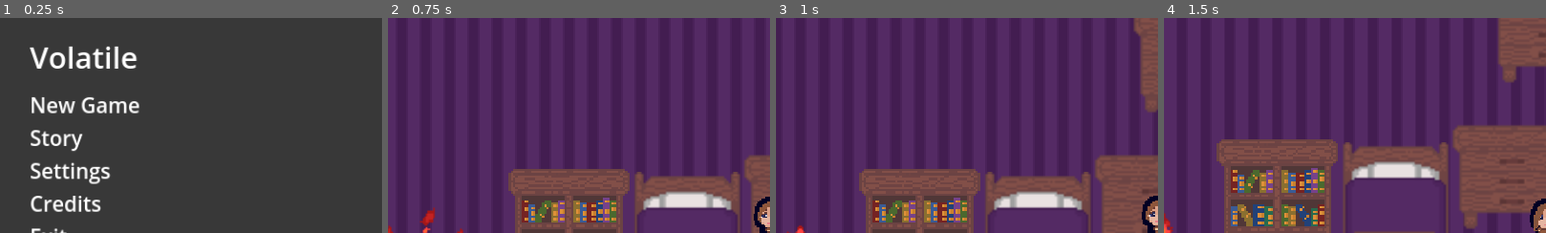
Above: before the commit, frames 1-4 (left to right).
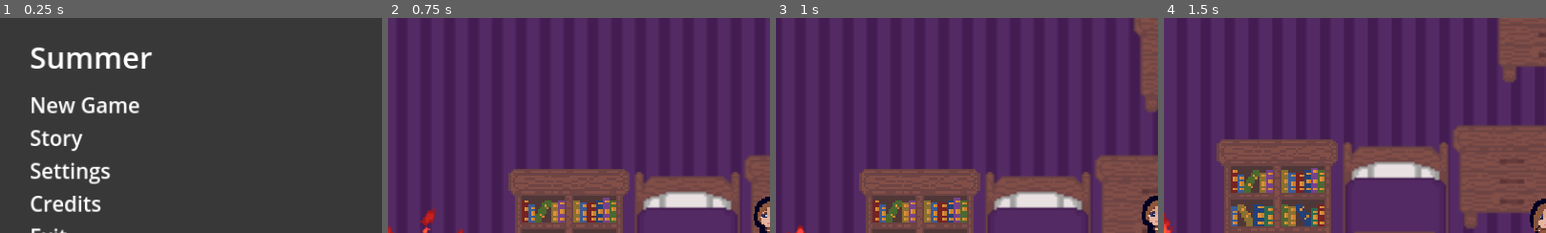
Above: after the commit, the same moments.

Repository: ioannoid/volatile-game-jam
Game: Godot game, scene res://main.tscn
The game is run twice, just before and just after one commit, with the same random seed, the same clock (stepped at 60 frames per second) and the same inputs.
Inputs (mouse positions are % of the whole screen's width and height, from its top left):
- Up to frame 1 (0.25 s): no input
- Up to frame 2 (0.75 s): tap Enter at 0.5 s; move the mouse to (11, 20) at 0.52 s; hold D (move_right) from 0.53 s (still down); hold E (Interact) from 0.53 s (still down); click (11, 20) at 0.67 s
- Up to frame 3 (1 s): keep holding D (move_right); keep holding E (Interact)
- Up to frame 4 (1.5 s): move the mouse to (30, 55) at 1.27 s; release D (move_right) at 1.28 s; release E (Interact) at 1.28 s; hold S (move_down) from 1.28 s (still down); tap E (Interact) at 1.35 s
The pictures show only the part of the screen within x 0-50%, y 0-50%; the shares and areas given below are measured in that part.

The runs differ from the first frame. In frame 1, 1.6% of the frame differs, in the area x 7-40%, y 12-24%; in frame 2, nothing differs; in frame 3, nothing differs; in frame 4, nothing differs.

Commit message:
Exported Game

Diff:
--- a/game/main_menu.tscn
+++ b/game/main_menu.tscn
@@ -60,7 +60,7 @@
 [node name="Title" type="RichTextLabel" parent="Layout/MarginContainer/HBoxContainer/VBoxContainer"]
 layout_mode = 2
 theme_override_font_sizes/normal_font_size = 50
-text = "Volatile
+text = "Summer
 "
 fit_content = true
 autowrap_mode = 0
Not shown, added: game/export_presets.cfg
Not shown, added: game/volatile-game-jam.console.exe
Not shown, added: game/volatile-game-jam.exe
Not shown, added: game/volatile-game-jam.pck
